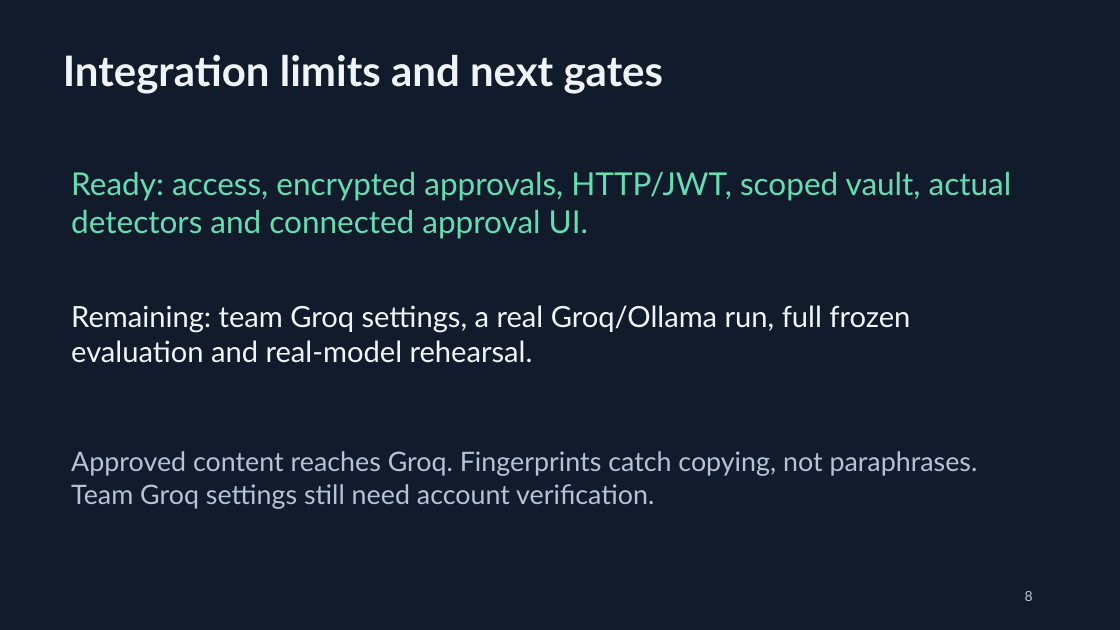
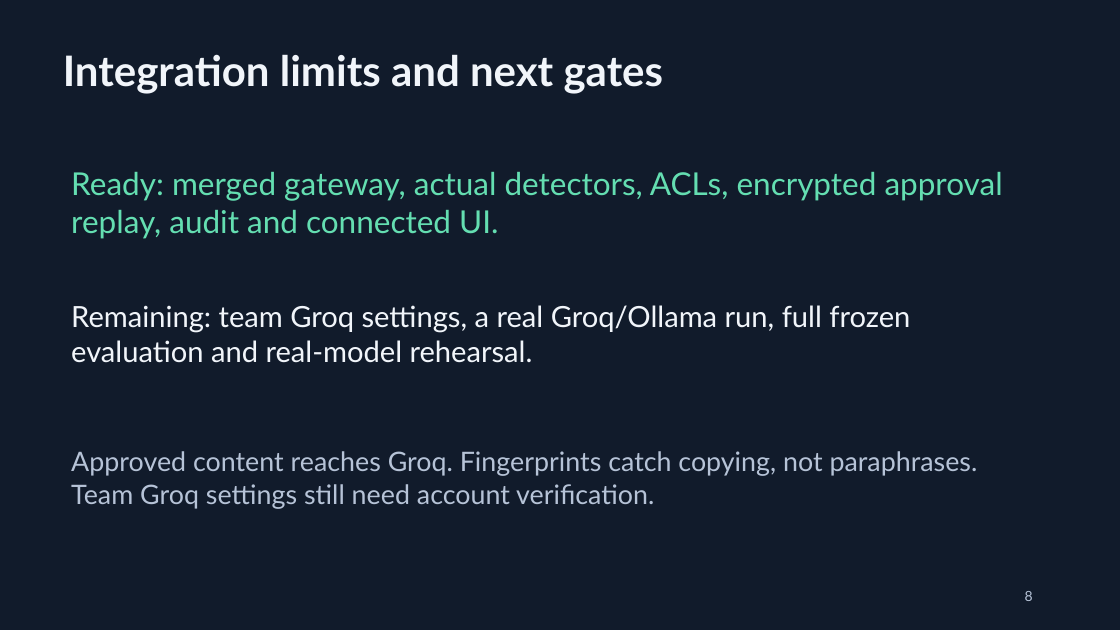
Before and after one commit to TeamElara/Aevia-AI, a slide deck: slide 8 of docs/Alwaz-LeakShield.pptx. Drawn at 1120x630 pixels with LibreOffice and Linux fonts; fonts in the diff are those of the drawing. Boxes give left, top, right and bottom in pixels: in the first picture for what was removed or moved away, otherwise in the second. Text is boxed around its words. In the diff, an @@ line names an element or a change of style, - is before the commit and + after.

```diff
--- a/docs/Alwaz-LeakShield.pptx
+++ b/docs/Alwaz-LeakShield.pptx
@@ text at (71,172,1003,239): text changed @@
-Ready: access, encrypted approvals, HTTP/JWT, scoped vault, actual detectors and connected approval UI.
+Ready: merged gateway, actual detectors, ACLs, encrypted approval replay, audit and connected UI.
```
Also in this commit, not shown: 1 other slide changed, 1 other file.
